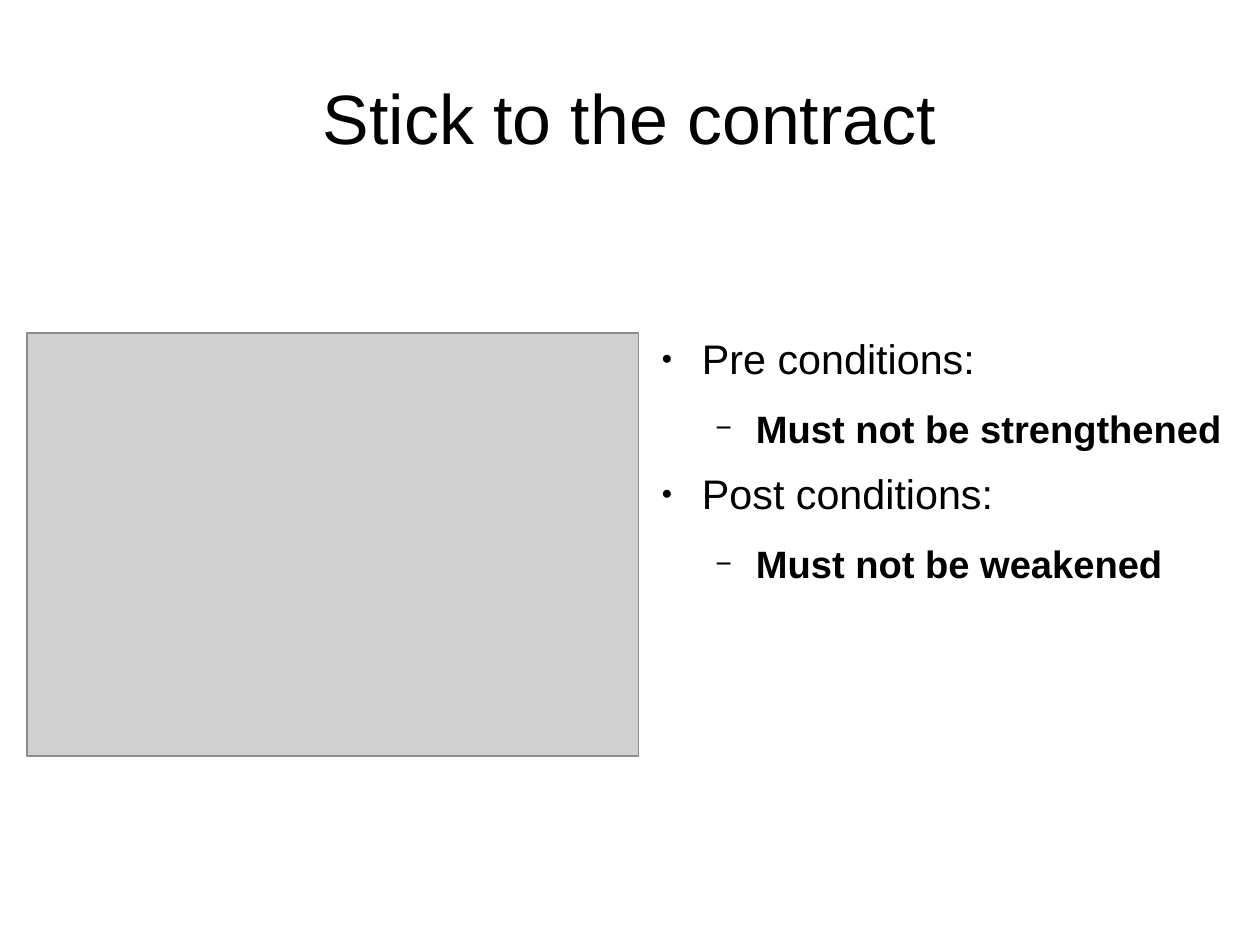
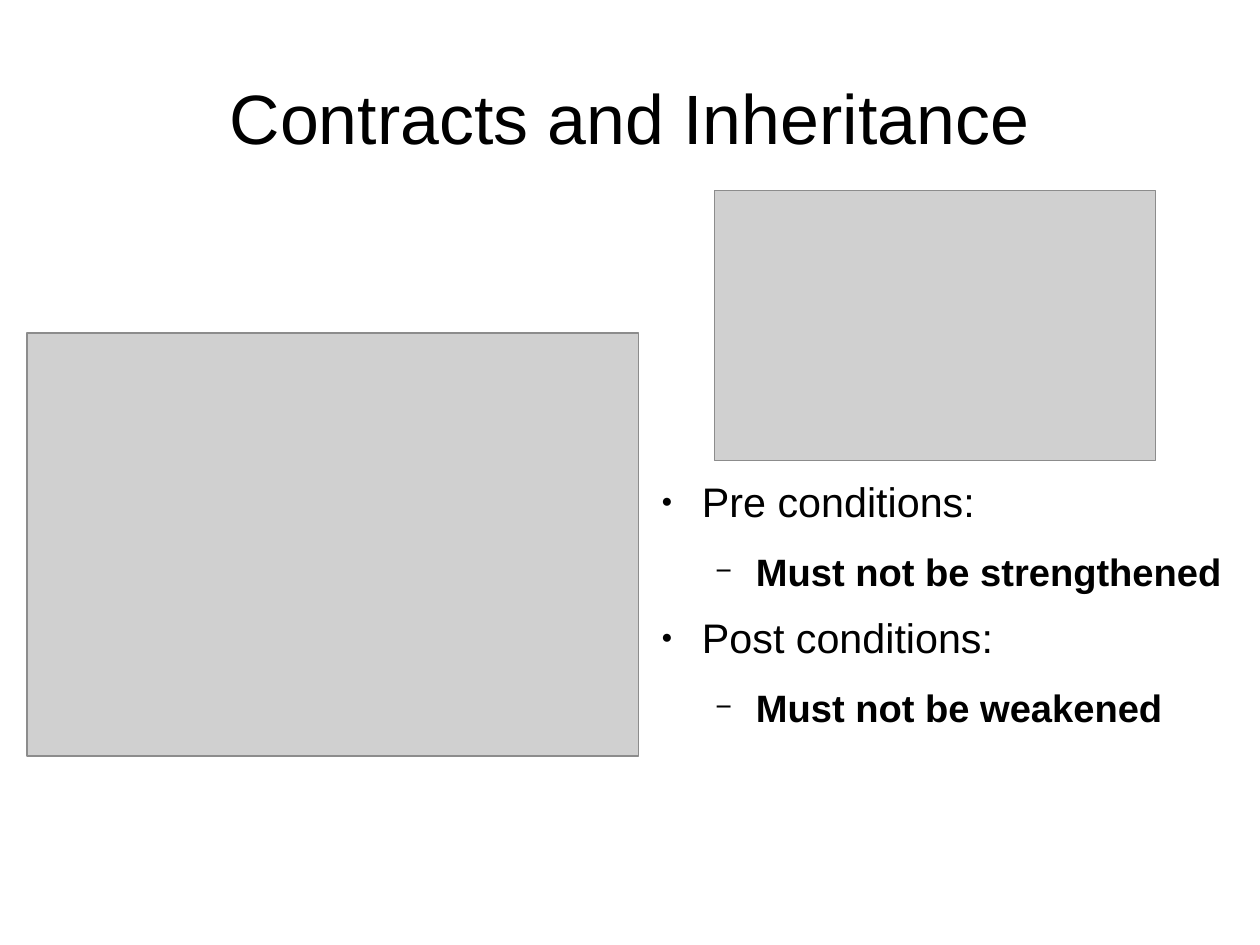
Before and after one commit to james1ewis/LiskovSlides, a slide deck: slide 8 of Liskov Substitution Principle/LSP.odp (slide 7 before the commit). Drawn at 1260x945 pixels with LibreOffice and Linux fonts; fonts in the diff are those of the drawing; grey boxes stand for pictures. Boxes give left, top, right and bottom in pixels: in the first picture for what was removed or moved away, otherwise in the second. Text is boxed around its words. In the diff, an @@ line names an element or a change of style, - is before the commit and + after.

Commit message:
updated the talk - moved some slides around and finished off others

```diff
--- a/Liskov Substitution Principle/LSP.odp
+++ b/Liskov Substitution Principle/LSP.odp
@@ title at <box>230,93,1029,145</box>: text changed @@
-Stick to the contract
+Contracts and Inheritance
@@ picture added at <box>715,191,1156,461</box> @@
@@ text "Pre conditions:": place and size @@
-text "Pre conditions:" at <box>702,344,1221,579</box>
+text "Pre conditions:" at <box>702,487,1221,723</box>
```
Also in this commit, not shown: 6 other slides changed, 2 slides added, 6 slides removed, 1 other file.
